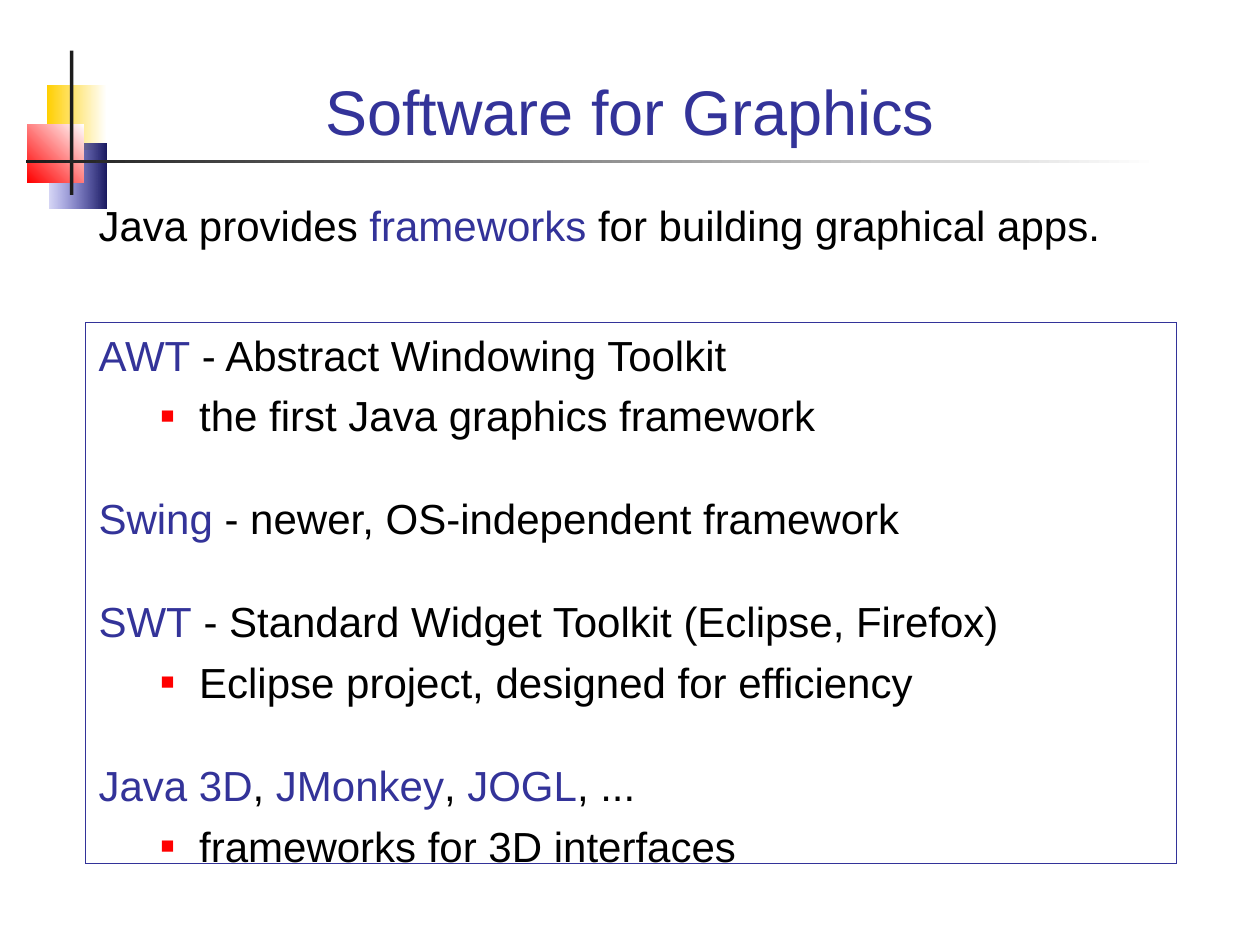
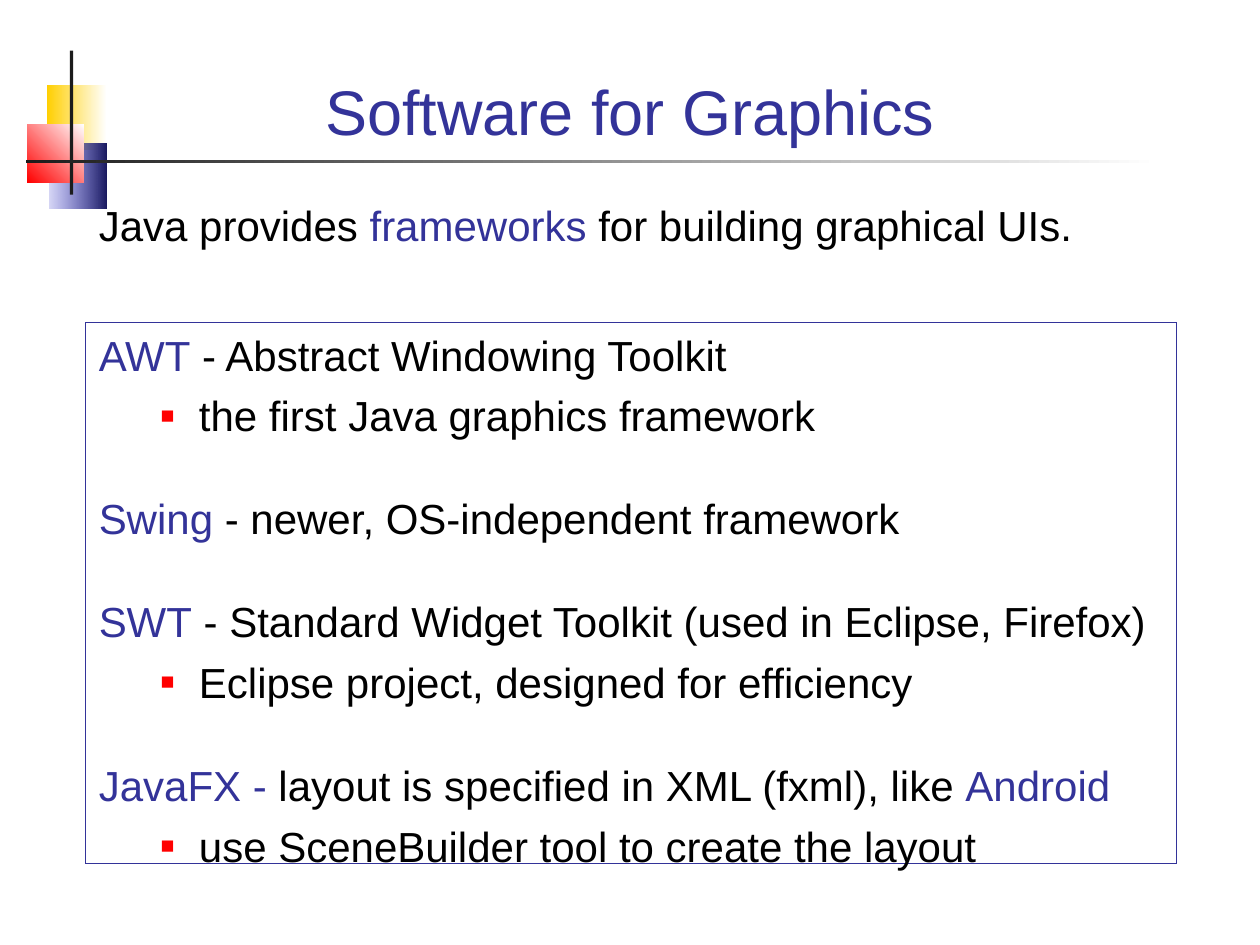
Before and after one commit to skeoop/skeoop.github.io, a slide deck: slide 5 of week6/Graphics-1.ppt. Drawn at 1260x945 pixels with LibreOffice and Linux fonts; fonts in the diff are those of the drawing. Boxes give left, top, right and bottom in pixels: in the first picture for what was removed or moved away, otherwise in the second. Text is boxed around its words. In the diff, an @@ line names an element or a change of style, - is before the commit and + after.

```diff
--- a/week6/Graphics-1.ppt
+++ b/week6/Graphics-1.ppt
@@ text at <box>99,207,1072,249</box>: text changed @@
-Java provides frameworks for building graphical apps.
+Java provides frameworks for building graphical UIs.
@@ text in rectangle at <box>199,400,912,707</box>: indent changed @@
@@ text in rectangle at <box>99,606,1145,646</box>: text changed @@
-SWT - Standard Widget Toolkit (Eclipse, Firefox)
+SWT - Standard Widget Toolkit (used in Eclipse, Firefox)
@@ text in rectangle at <box>99,770,1110,870</box>: text changed @@
-Java 3D, JMonkey, JOGL, ...
-  ■ frameworks for 3D interfaces
+JavaFX - layout is specified in XML (fxml), like Android
+  ■ use SceneBuilder tool to create the layout
```
Also in this commit, not shown: 7 other slides changed, 7 other files.
